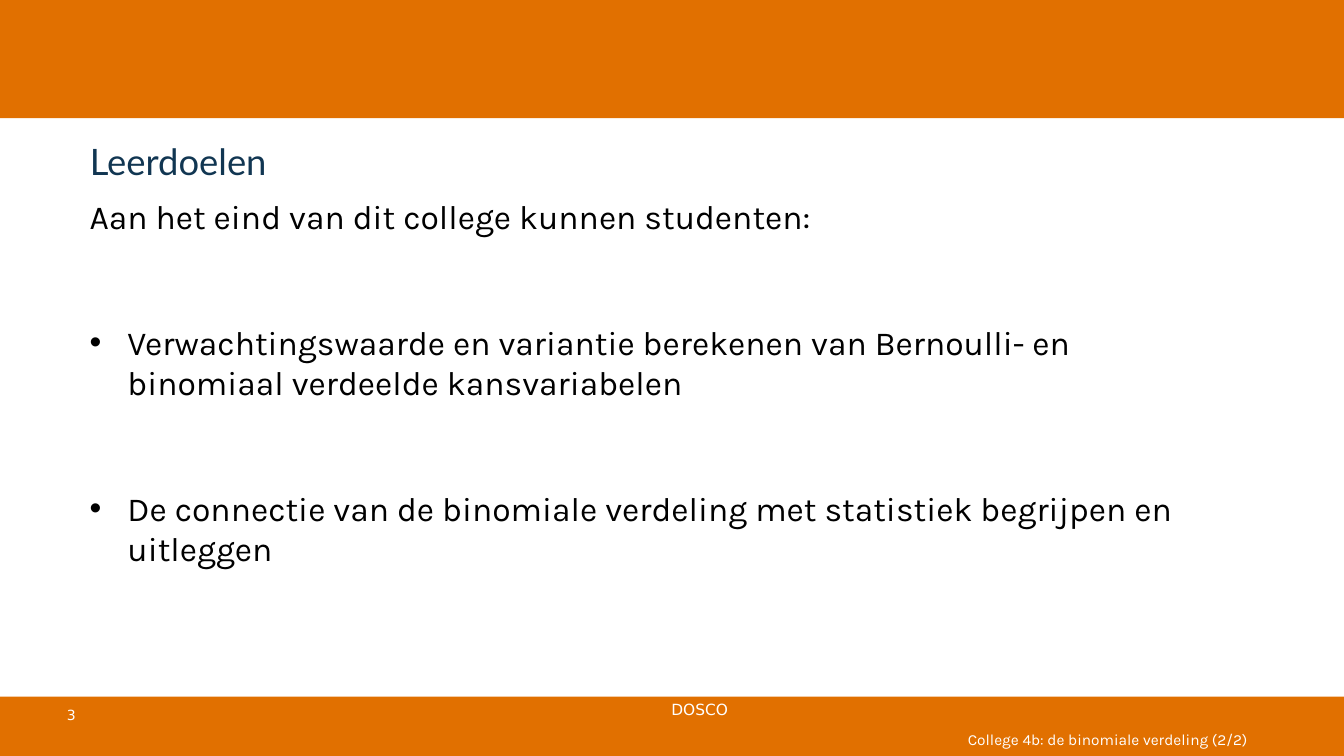
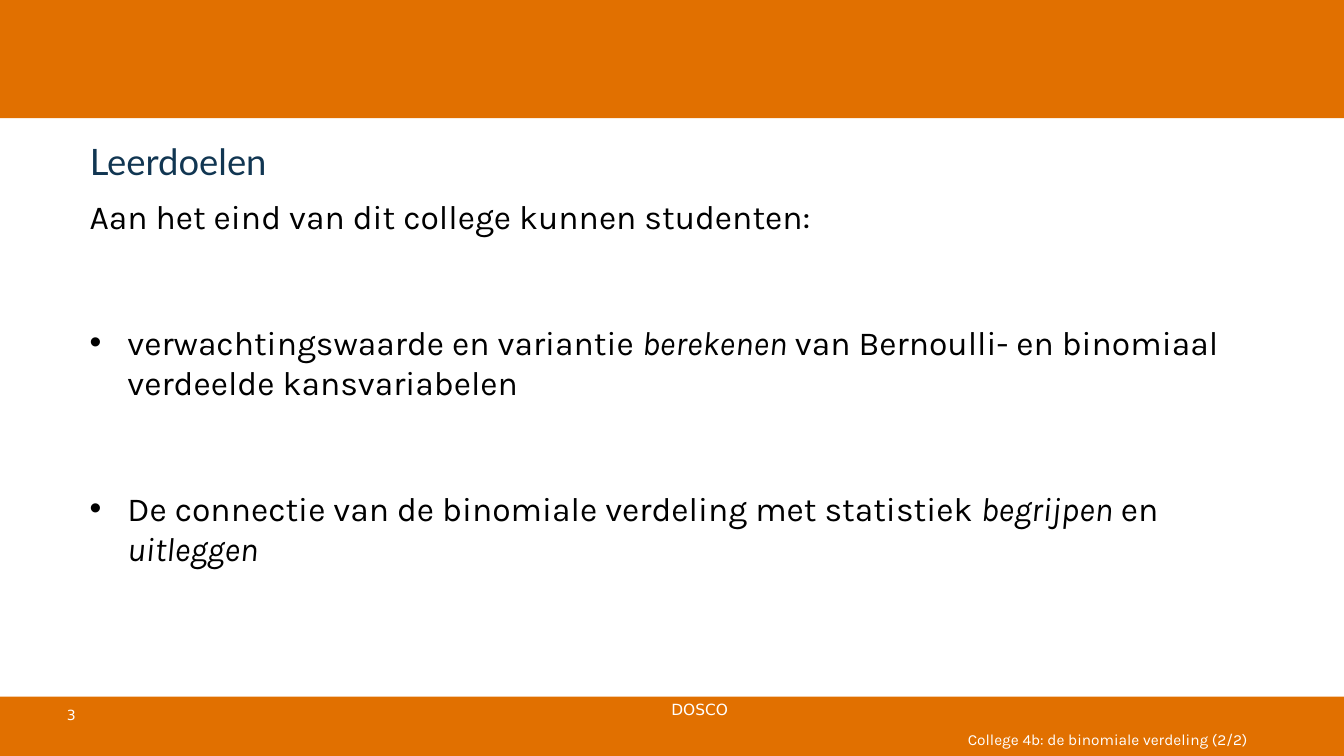
Before and after one commit to DBlom96/Statistiek, a slide deck: slide 3 of Slides/2025-2026/Slides/Statistiek 2025-2026 -- college 4b -- binomiale verdeling deel 2.pptx. Drawn at 1344x756 pixels with LibreOffice and Linux fonts; fonts in the diff are those of the drawing; background and template pictures are left out. Boxes give left, top, right and bottom in pixels: in the first picture for what was removed or moved away, otherwise in the second. Text is boxed around its words. In the diff, an @@ line names an element or a change of style, - is before the commit and + after.

```diff
--- a/Slides/2025-2026/Slides/Statistiek 2025-2026 -- college 4b -- binomiale verdeling deel 2.pptx
+++ b/Slides/2025-2026/Slides/Statistiek 2025-2026 -- college 4b -- binomiale verdeling deel 2.pptx
@@ text at <box>127,332,1218,396</box>: text changed @@
-• Verwachtingswaarde en variantie berekenen van Bernoulli- en binomiaal verdeelde kansvariabelen
+• verwachtingswaarde en variantie berekenen van Bernoulli- en binomiaal verdeelde kansvariabelen
@@ text at <box>127,498,1159,570</box>: italic on in "begrijpen uitleggen" @@
```
Also in this commit, not shown: 1 other slide changed, 5 other files.
